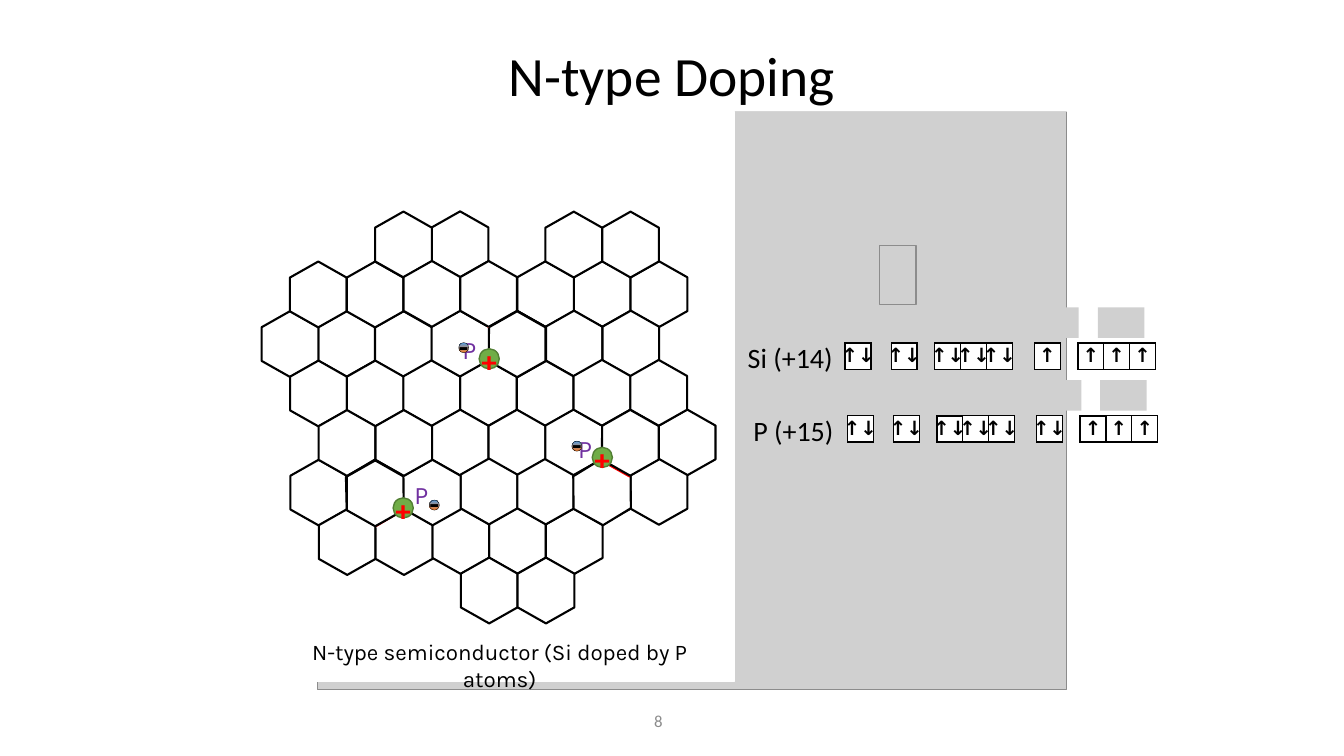
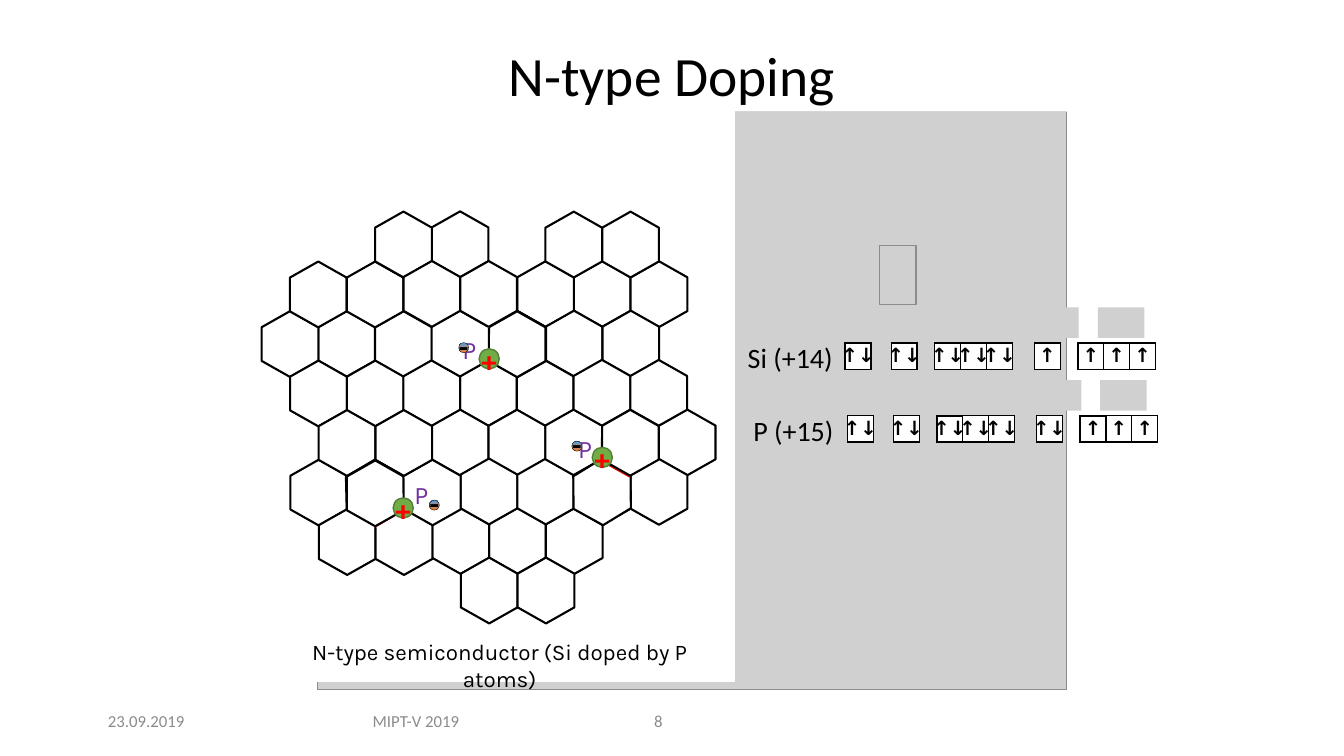
Before and after one commit to MIPT-ILab/ca-lectures, a slide deck: slide 8 of mipt-mips/2019/L2/Lecture 2 - Integrated Circuits. CMOS.pptx. Drawn at 1344x756 pixels with LibreOffice and Linux fonts; fonts in the diff are those of the drawing; grey boxes stand for pictures; background and template pictures are left out. Boxes give left, top, right and bottom in pixels: in the first picture for what was removed or moved away, otherwise in the second. Text is boxed around its words. In the diff, an @@ line names an element or a change of style, - is before the commit and + after.

```diff
--- a/mipt-mips/2019/L2/Lecture 2 - Integrated Circuits. CMOS.pptx
+++ b/mipt-mips/2019/L2/Lecture 2 - Integrated Circuits. CMOS.pptx
@@ text added at [108, 716, 184, 727], 12 pt, text #8C8C8C @@
+23.09.2019
@@ text added at [373, 716, 459, 727], 12 pt, text #8C8C8C @@
+MIPT-V 2019
```
Also in this commit, not shown: 22 other slides changed, 3 other files.
